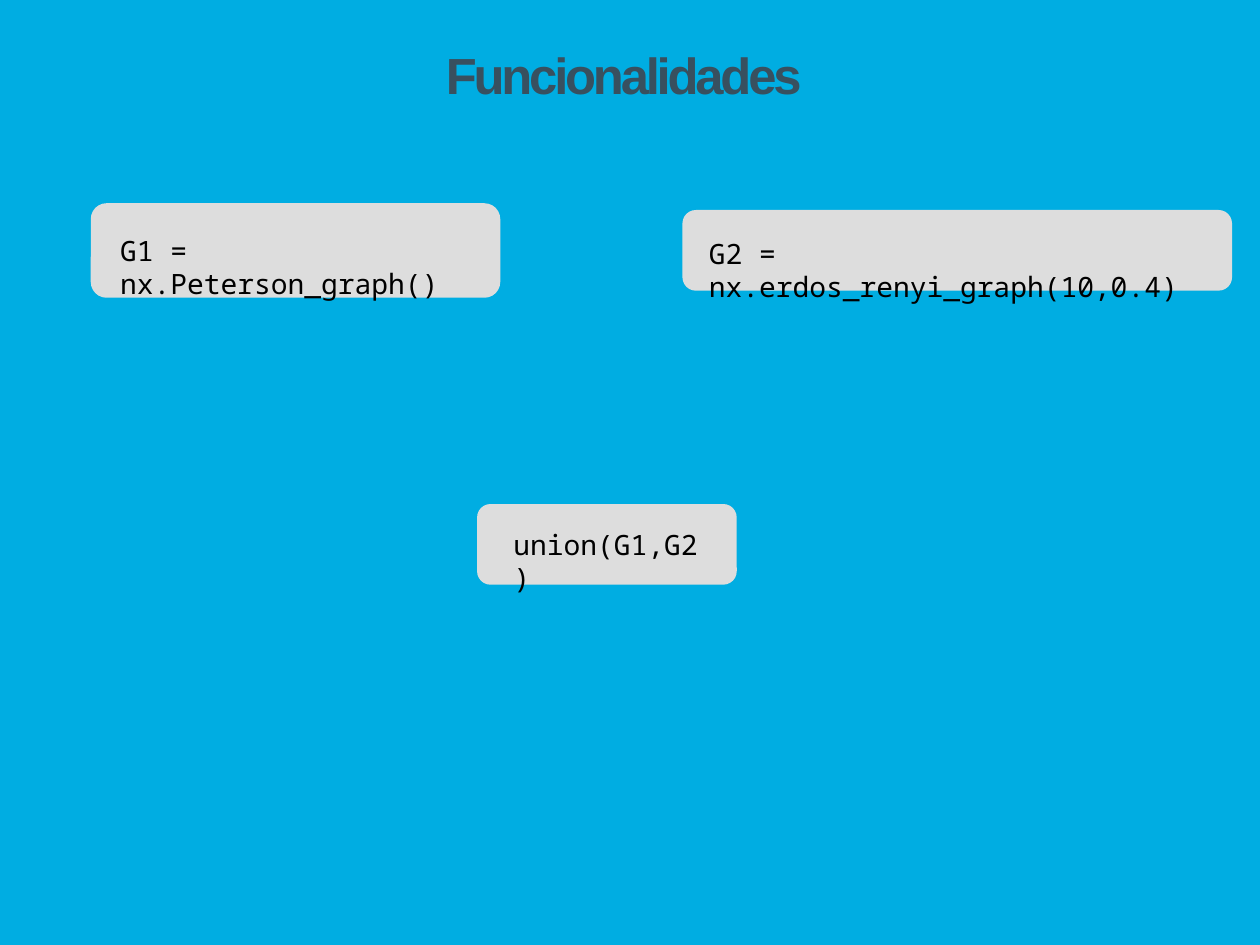
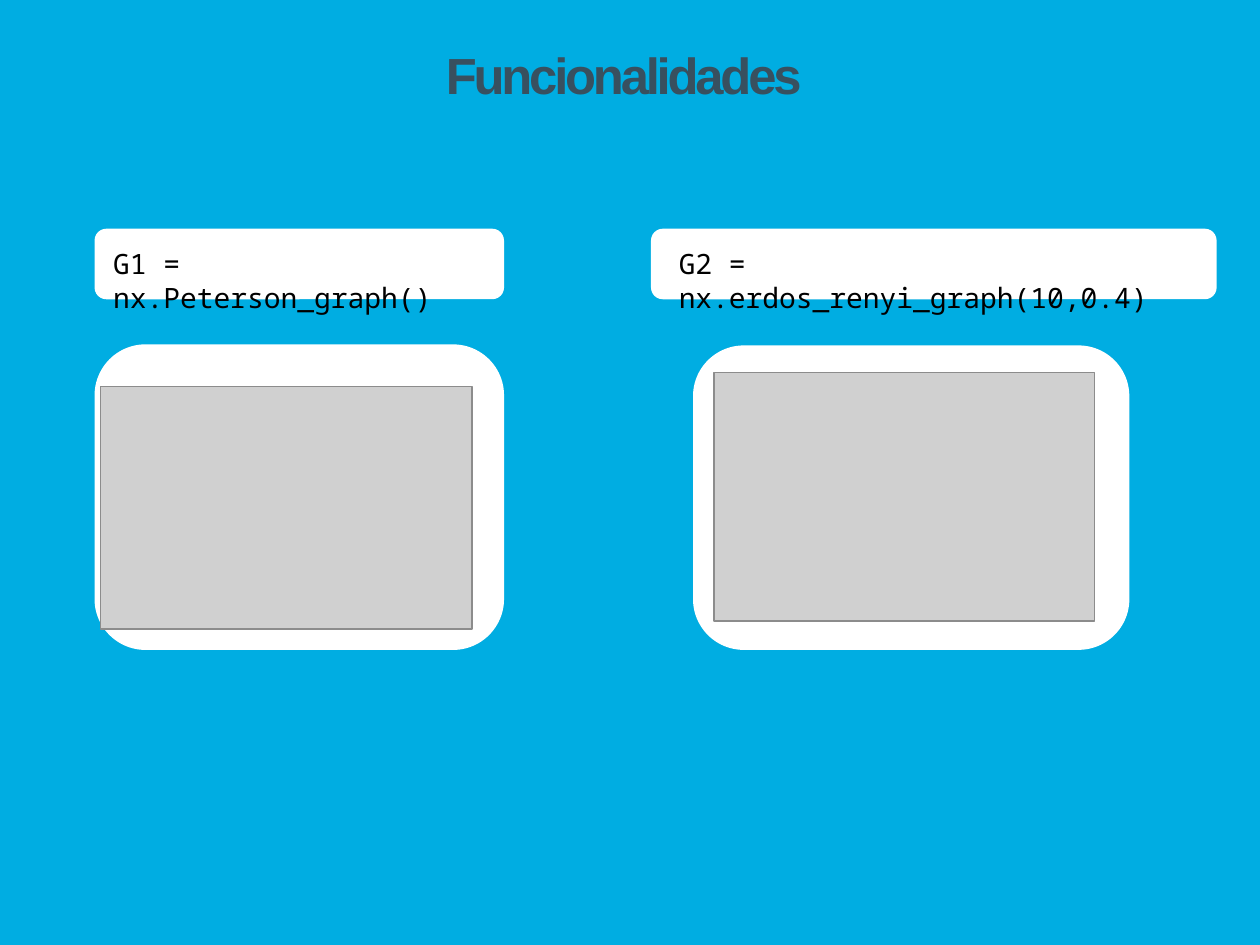
Before and after one commit to Tibblue/PLC, a slide deck: slide 6 of SPLN/tp2/apresSPLN.pptx (slide 5 before the commit). Drawn at 1260x945 pixels with LibreOffice and Linux fonts; fonts in the diff are those of the drawing; grey boxes stand for pictures. Boxes give left, top, right and bottom in pixels: in the first picture for what was removed or moved away, otherwise in the second. Text is boxed around its words. In the diff, an @@ line names an element or a change of style, - is before the commit and + after.

```diff
--- a/SPLN/tp2/apresSPLN.pptx
+++ b/SPLN/tp2/apresSPLN.pptx
@@ rounded rectangle: place and size @@
-rounded rectangle at (91,203,500,297)
+rounded rectangle at (94,228,504,299)
@@ rounded rectangle at (94,228,504,299): fill #DDDDDD to #FFFFFF @@
@@ rounded rectangle at (651,228,1217,299): fill #DDDDDD to #FFFFFF @@
@@ rounded rectangle: place and size @@
-rounded rectangle at (683,210,1232,291)
+rounded rectangle at (651,228,1217,299)
@@ text "G1 = nx.Peterson_graph()": place and size @@
-text "G1 = nx.Peterson_graph()" at (120,240,438,302)
+text "G1 = nx.Peterson_graph()" at (113,253,431,315)
@@ text "G2 = nx.erdos_renyi_graph(10,0.4)": place and size @@
-text "G2 = nx.erdos_renyi_graph(10,0.4)" at (709,243,1178,305)
+text "G2 = nx.erdos_renyi_graph(10,0.4)" at (679,253,1148,315)
@@ rounded rectangle added at (94,344,504,649), fill #FFFFFF @@
@@ rounded rectangle added at (693,345,1129,650), fill #FFFFFF @@
@@ picture added at (101,387,472,629) @@
@@ picture added at (714,373,1095,621) @@
@@ rounded rectangle removed at (478,504,737,585) @@
@@ text removed at (513,533,697,560) @@
-union(G1,G2)
```
Also in this commit, not shown: 3 other slides changed, 6 slides added, 2 slides removed, 2 other files.
